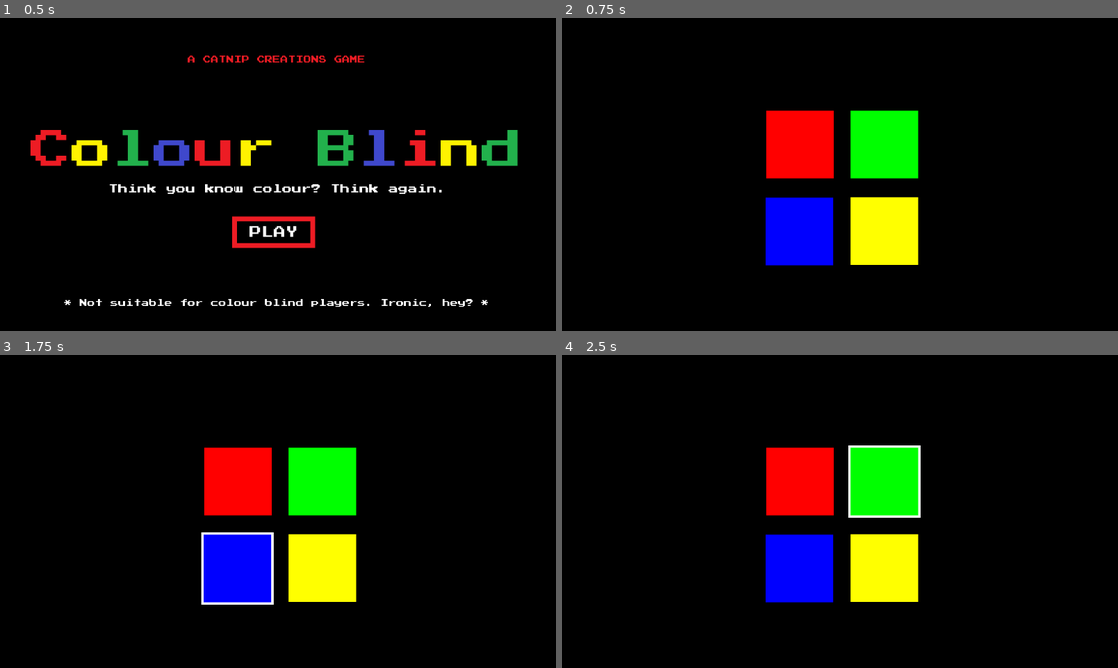
Above: before the commit, frames 1-4 (two rows, left to right).
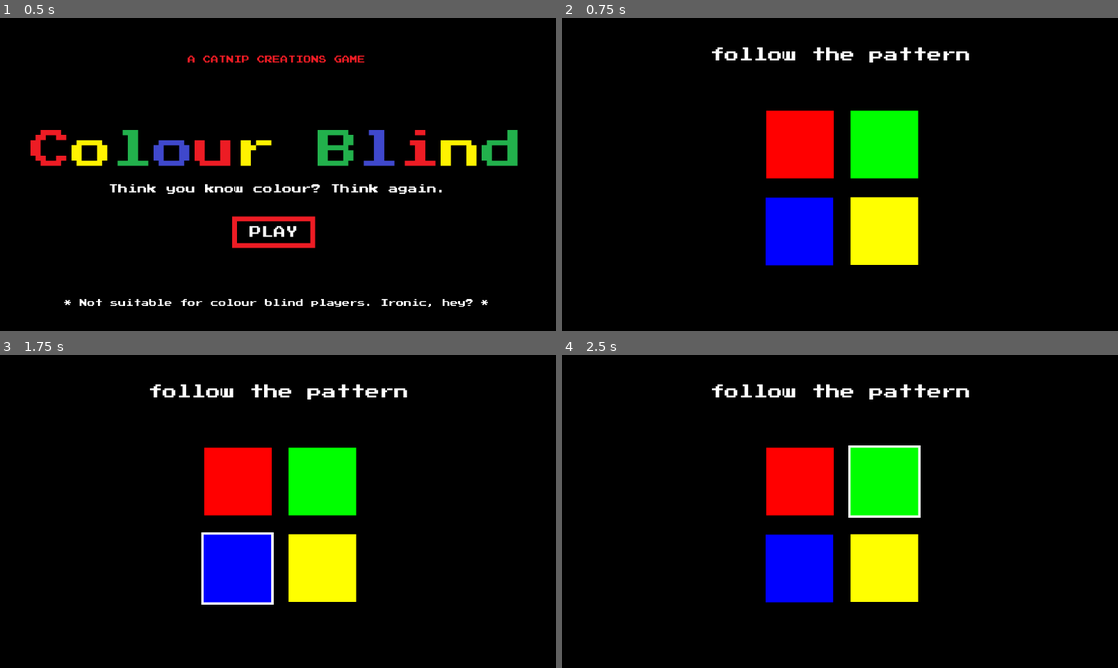
Above: after the commit, the same moments.

Repository: kwrightsk/game-jam-january-2026
Game: Godot game, scene res://Scenes/title_screen.tscn
The game is run twice, just before and just after one commit, with the same random seed, the same clock (stepped at 60 frames per second) and the same inputs.
Inputs (mouse positions are in pixels of both pictures, inside the frame that each line leads up to):
- Up to frame 1 (0.5 s): no input
- Up to frame 2 (0.75 s): click "PLAY" at 0.5 s
- Up to frame 3 (1.75 s): tap Enter at 1.25 s; move the mouse to (239, 480) at 1.27 s; press the mouse at (239, 480) at 1.28 s
- Up to frame 4 (2.5 s): tap Space at 2 s; move the mouse to (884, 480) at 2.02 s; release the mouse at (884, 480) at 2.03 s; click (884, 480) at 2.1 s

Frame 1 is identical in both runs. In frame 2, 0.8% of the frame differs, in the area x 26-74%, y 9-15%; in frame 3, 0.8%; in frame 4, 0.8%.

Commit message:
added prompt to simon says level

Diff:
--- a/Scenes/simon_says_level.tscn
+++ b/Scenes/simon_says_level.tscn
@@ -1,10 +1,28 @@
-[gd_scene load_steps=3 format=3 uid="uid://8qdw8mq7yxqf"]
+[gd_scene load_steps=4 format=3 uid="uid://8qdw8mq7yxqf"]
 
+[ext_resource type="FontFile" uid="uid://boafiido6lxpb" path="res://assets/PressStart2P.ttf" id="2_0cifk"]
 [ext_resource type="Script" path="res://scripts/simon_says_level.gd" id="2_3ww8m"]
 [ext_resource type="PackedScene" uid="uid://dx7y7yfnal5wc" path="res://Scenes/simon_says_pixel.tscn" id="2_qgo7r"]
 
 [node name="SimonSaysLevel" type="Node2D"]
 script = ExtResource("2_3ww8m")
+
+[node name="Label" type="Label" parent="."]
+anchors_preset = 8
+anchor_left = 0.5
+anchor_top = 0.5
+anchor_right = 0.5
+anchor_bottom = 0.5
+offset_left = 307.0
+offset_top = 62.0
+offset_right = 980.0
+offset_bottom = 177.0
+grow_horizontal = 2
+grow_vertical = 2
+theme_override_colors/font_color = Color(1, 1, 1, 1)
+theme_override_fonts/font = ExtResource("2_0cifk")
+theme_override_font_sizes/font_size = 30
+text = "follow the pattern"
 
 [node name="SimonSaysPixel" parent="." instance=ExtResource("2_qgo7r")]
 position = Vector2(493, 262)
